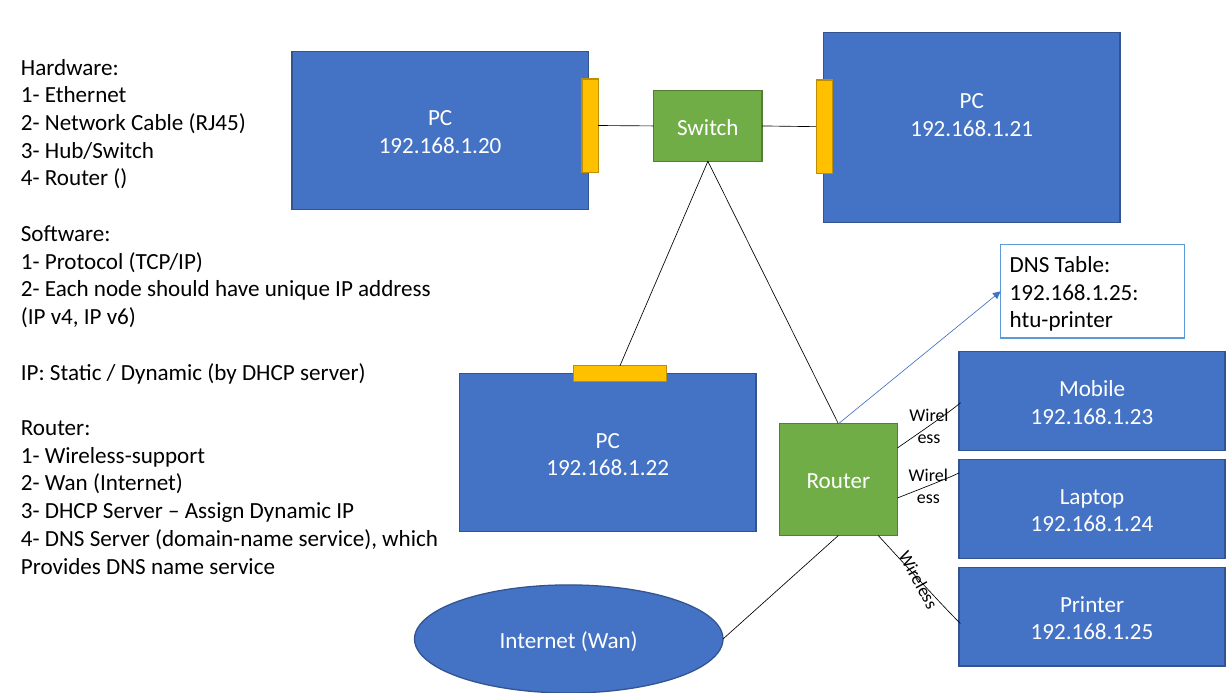
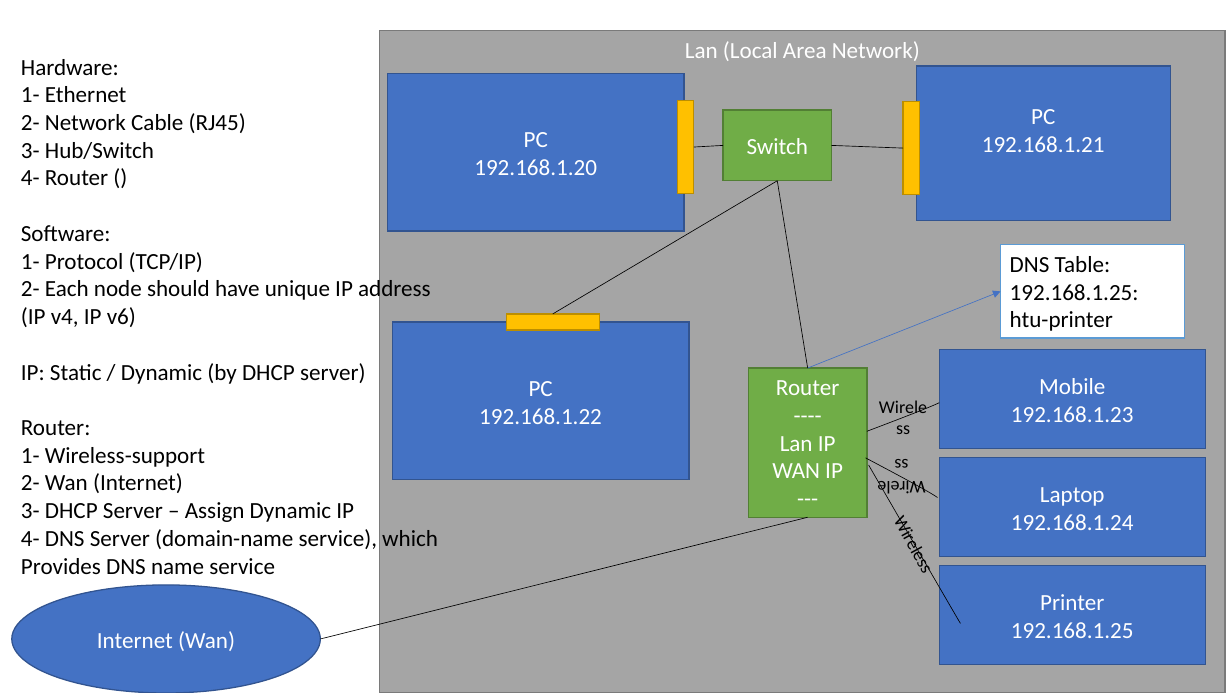
Before and after one commit to jalalkiswani-training/htu-spring-2021-website, a slide deck: slide 1 of Lecture1.pptx. Drawn at 1232x693 pixels with LibreOffice and Linux fonts; fonts in the diff are those of the drawing. Boxes give left, top, right and bottom in pixels: in the first picture for what was removed or moved away, otherwise in the second. Text is boxed around its words. In the diff, an @@ line names an element or a change of style, - is before the commit and + after.

```diff
--- a/Lecture1.pptx
+++ b/Lecture1.pptx
@@ rectangle added at (x1=380, y1=30, x2=1226, y2=693), fill #A5A5A5, outline #7A7A7A 1 pt, 18 pt, text #FFFFFF @@
+Lan (Local Area Network)
@@ rectangle "PC" moved from (x1=292, y1=52, x2=589, y2=210) to (x1=387, y1=73, x2=684, y2=231) @@
@@ rectangle "PC" resized from (x1=823, y1=32, x2=1120, y2=223) to (x1=917, y1=66, x2=1171, y2=221) @@
@@ rectangle moved from (x1=582, y1=79, x2=598, y2=172) to (x1=677, y1=101, x2=693, y2=194) @@
@@ rectangle "Switch" moved from (x1=654, y1=91, x2=762, y2=162) to (x1=724, y1=110, x2=832, y2=181) @@
@@ rectangle moved from (x1=816, y1=80, x2=832, y2=174) to (x1=903, y1=102, x2=919, y2=195) @@
@@ line moved from (654, 126) - (598, 126) to (724, 145) - (694, 147) @@
@@ line moved from (816, 127) - (762, 126) to (903, 148) - (832, 145) @@
@@ line moved from (620, 366) - (708, 162) to (553, 314) - (777, 181) @@
@@ line moved from (838, 424) - (708, 162) to (808, 368) - (777, 181) @@
@@ arrow moved from (838, 424) - (1001, 291) to (808, 368) - (1001, 291) @@
@@ rectangle "PC" moved from (x1=459, y1=374, x2=756, y2=532) to (x1=393, y1=322, x2=689, y2=480) @@
@@ rectangle moved from (x1=573, y1=366, x2=666, y2=382) to (x1=506, y1=314, x2=600, y2=330) @@
@@ rectangle "Router" resized from (x1=779, y1=424, x2=897, y2=536) to (x1=749, y1=368, x2=867, y2=517) @@
@@ rectangle "Router" at (x1=749, y1=368, x2=867, y2=517): vertical alignment middle to top @@
@@ freeform shape "Wireless" resized from (x1=897, y1=403, x2=960, y2=448) to (x1=867, y1=403, x2=939, y2=432) @@
@@ text in rectangle at (x1=772, y1=436, x2=843, y2=478): paragraphs added @@
+----
+Lan IP
+WAN IP
+---
@@ freeform shape "Wireless" resized from (x1=897, y1=473, x2=959, y2=498) to (x1=866, y1=458, x2=938, y2=498) @@
@@ freeform shape "Wireless" resized from (x1=879, y1=521, x2=961, y2=638) to (x1=869, y1=463, x2=961, y2=626) @@
@@ line moved from (724, 640) - (838, 536) to (321, 640) - (808, 518) @@
@@ 3 rectangles moved together from (x1=959, y1=352, x2=1226, y2=666) to (x1=940, y1=350, x2=1206, y2=665) @@
@@ ellipse "Internet (Wan)" moved from (x1=415, y1=585, x2=724, y2=693) to (x1=12, y1=585, x2=321, y2=693) @@
```
Also in this commit, not shown: 1 other slide changed, 2 slides added, 3 other files.
